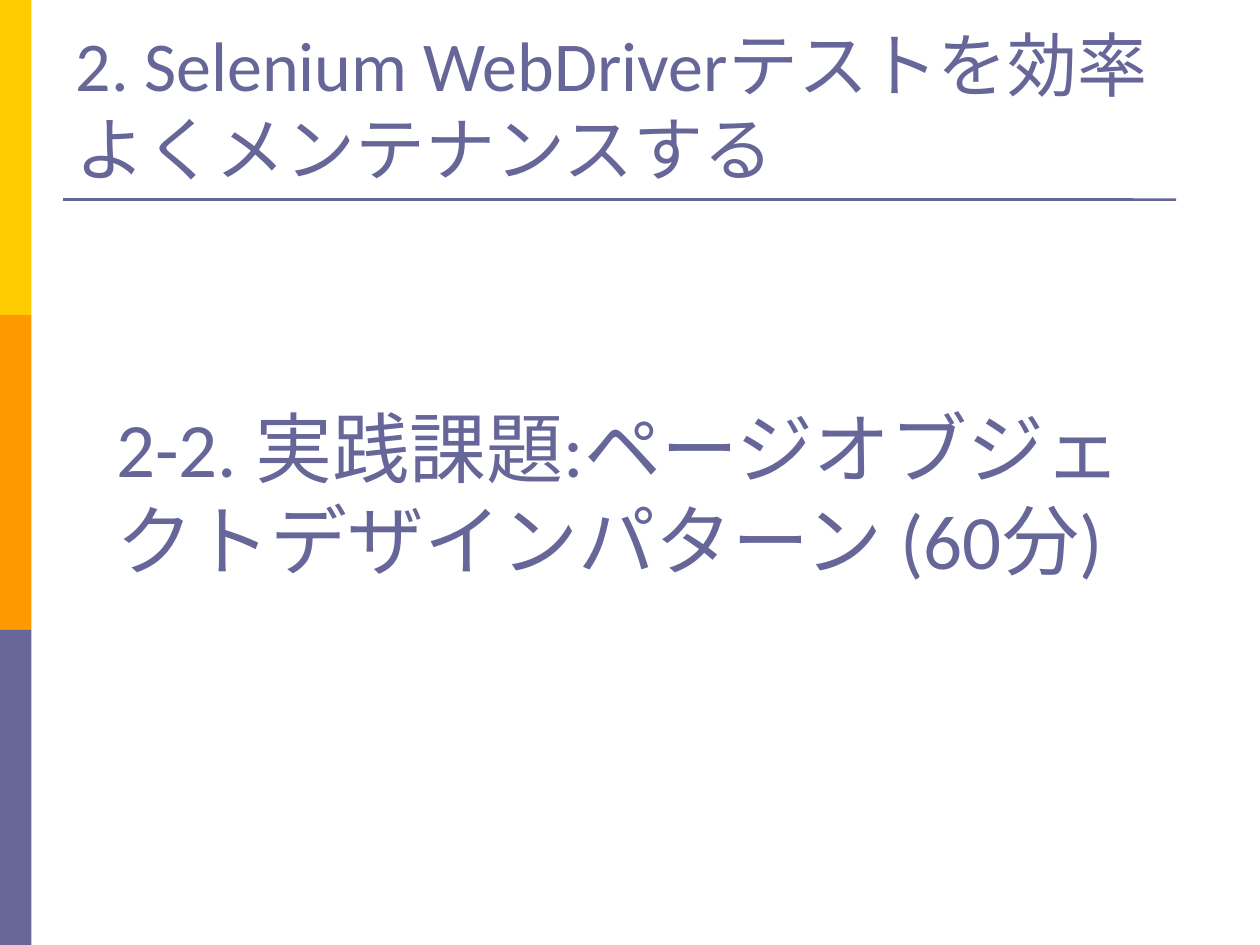
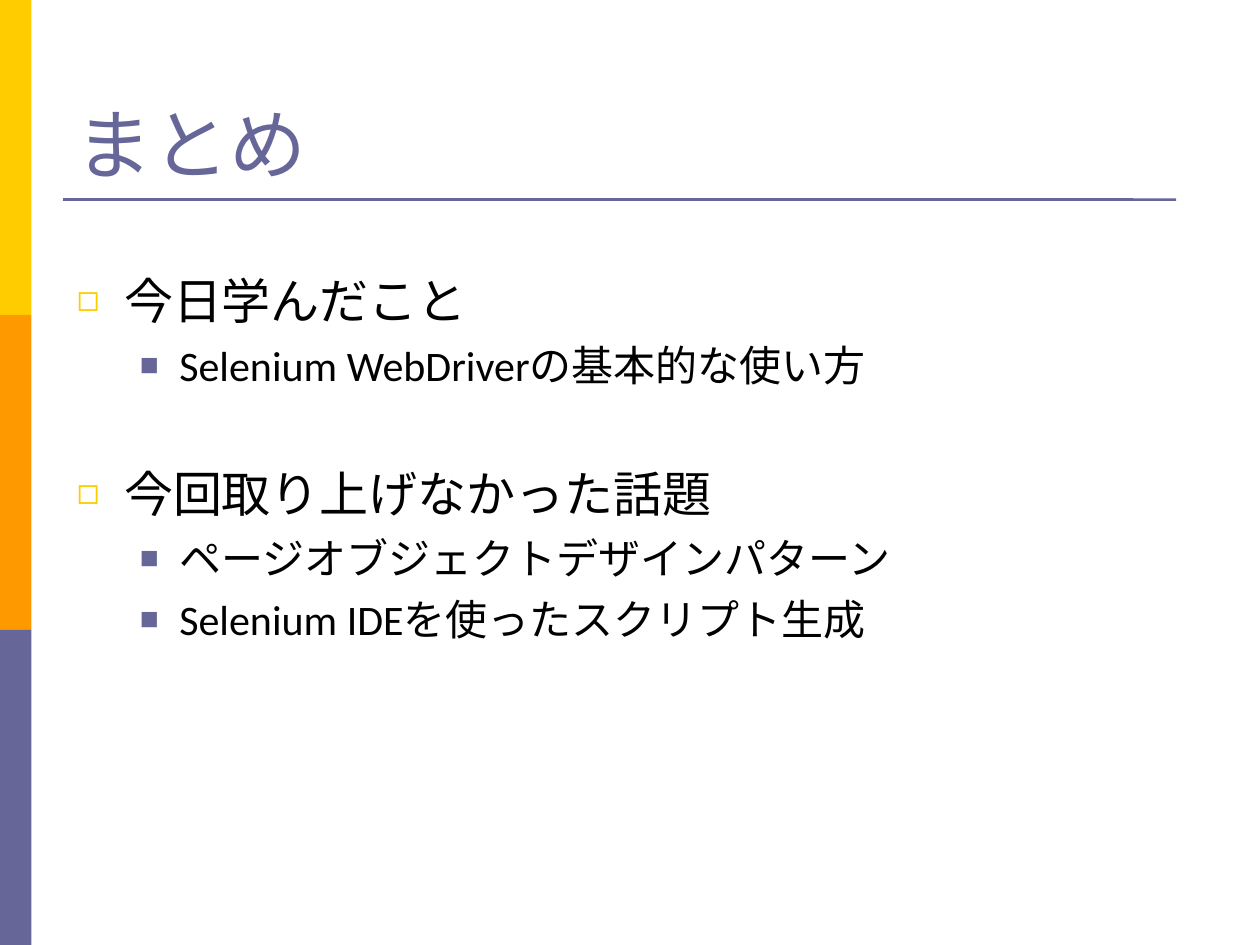
Before and after one commit to SoftwareTestAutomationResearch/STARHOTEL-Teaching-Materials-Simple, a slide deck: slide 34 of teacher/Slide.ppt (slide 50 before the commit). Drawn at 1260x945 pixels with LibreOffice and Linux fonts; fonts in the diff are those of the drawing. Boxes give left, top, right and bottom in pixels: in the first picture for what was removed or moved away, otherwise in the second. Text is boxed around its words. In the diff, an @@ line names an element or a change of style, - is before the commit and + after.

```diff
--- a/teacher/Slide.ppt
+++ b/teacher/Slide.ppt
@@ title at <box>76,112,307,177</box>: text changed; size 40 to 44 pt @@
-2. Selenium WebDriverテストを効率よくメンテナンスする
+まとめ
@@ text "今日学んだこと" at <box>124,277,890,639</box>: vertical alignment bottom to top @@
@@ text at <box>124,277,890,639</box>: text changed; size 44 to 24 pt; text colour #666699 to #000000 @@
-2-2. 実践課題:ページオブジェクトデザインパターン (60分)
+◻ 今日学んだこと
+  ■ Selenium WebDriverの基本的な使い方
+◻ 今回取り上げなかった話題
+  ■ ページオブジェクトデザインパターン
+  ■ Selenium IDEを使ったスクリプト生成
```
Also in this commit, not shown: 14 other slides changed, 3 slides added, 40 slides removed, 3 other files.
